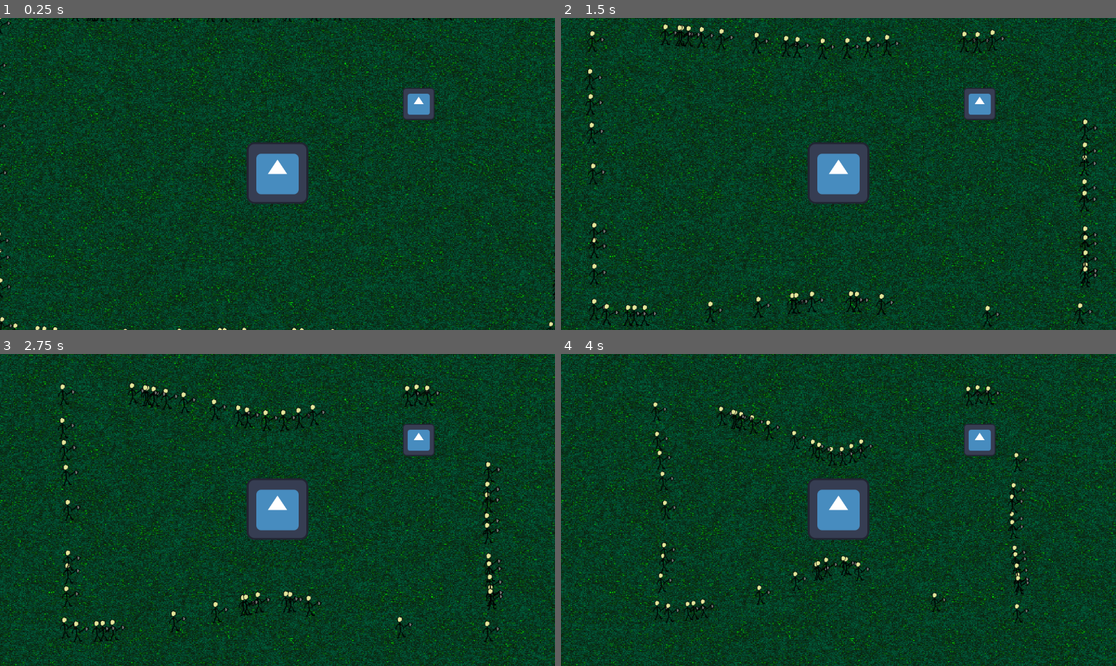
Above: before the commit, frames 1-4 (two rows, left to right).
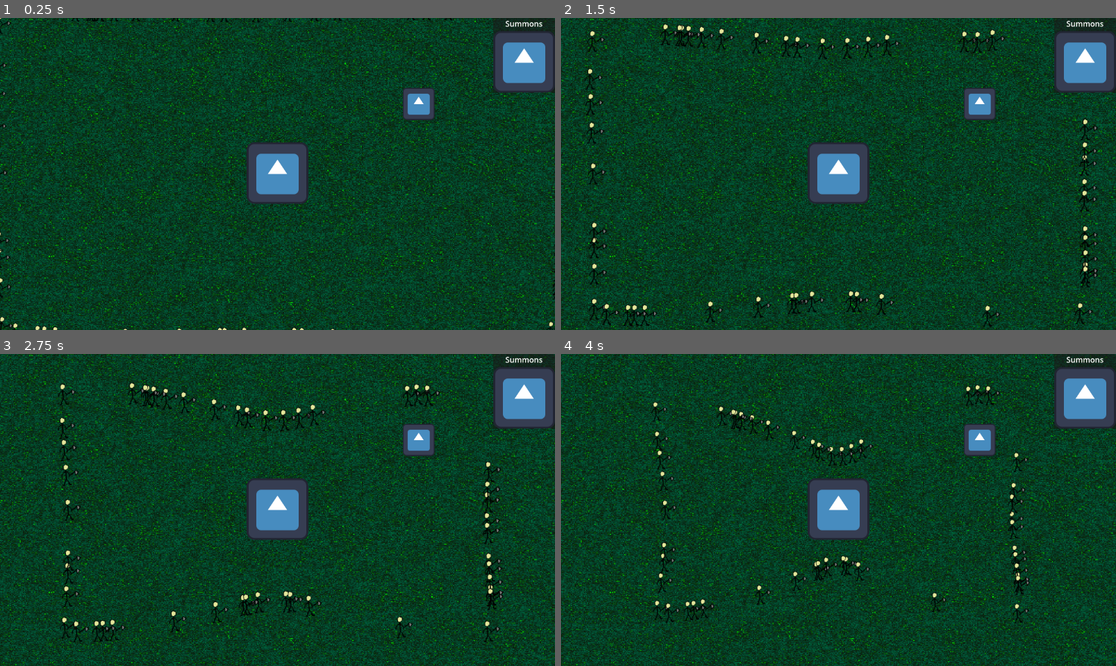
Above: after the commit, the same moments.

Repository: Igorrreha/ldjam-summoning
Game: Godot game, scene res://main.tscn
Same seed, same stepped clock (60 frames per second), same inputs: the game is played once before the commit and once after it. The engine's default icon, where the game draws it, is replaced by a stand-in: a white triangle on a blue panel in a dark square.
Inputs (mouse positions are in pixels of both pictures, inside the frame that each line leads up to):
- Up to frame 1 (0.25 s): no input
- Up to frame 2 (1.5 s): click (1082, 61) at 0.52 s; click (1082, 61) at 1.27 s
- Up to frame 3 (2.75 s): click (521, 397) at 2.02 s
- Up to frame 4 (4 s): no input

The runs differ from the first frame. In frame 1, 2.4% of the frame differs, in the area x 88-100%, y 0-25%; in frame 2, 2.4%; in frame 3, 2.4%; in frame 4, 2.4%.

Commit message:
Summon from button dragging trigger

Diff:
--- /dev/null
+++ b/modules/dragging_summon/dragging_summon.tscn
@@ -0,0 +1,3 @@
+[gd_scene format=3 uid="uid://cqufs586r2gca"]
+
+[node name="DraggingSummon" type="Sprite2D"]
--- a/modules/game_hud/game_hud.tscn
+++ b/modules/game_hud/game_hud.tscn
@@ -1,4 +1,6 @@
-[gd_scene format=3 uid="uid://ovxlsequh7vl"]
+[gd_scene load_steps=2 format=3 uid="uid://ovxlsequh7vl"]
+
+[ext_resource type="PackedScene" uid="uid://cg4na16ooxpyl" path="res://modules/game_hud/select_summon_button/select_summon_button.tscn" id="1_pkhr3"]
 
 [node name="GameHud" type="Control"]
 layout_mode = 3
@@ -7,3 +9,26 @@
 anchor_bottom = 1.0
 grow_horizontal = 2
 grow_vertical = 2
+
+[node name="RightPanel" type="PanelContainer" parent="."]
+layout_mode = 1
+anchors_preset = 1
+anchor_left = 1.0
+anchor_right = 1.0
+offset_left = -40.0
+offset_bottom = 40.0
+grow_horizontal = 0
+
+[node name="VBoxContainer" type="VBoxContainer" parent="RightPanel"]
+layout_mode = 2
+
+[node name="Label" type="Label" parent="RightPanel/VBoxContainer"]
+layout_mode = 2
+text = "Summons"
+horizontal_alignment = 1
+
+[node name="SummonsButtons" type="VBoxContainer" parent="RightPanel/VBoxContainer"]
+layout_mode = 2
+
+[node name="SelectSummonButton" parent="RightPanel/VBoxContainer/SummonsButtons" instance=ExtResource("1_pkhr3")]
+layout_mode = 2
--- /dev/null
+++ b/modules/game_hud/game_hud_signals.gd
@@ -0,0 +1,5 @@
+class_name GameHudSignals
+extends Resource
+
+
+signal select_summon_button_clicked(summon_type: SummonType)
--- /dev/null
+++ b/modules/game_hud/game_hud_signals.tres
@@ -0,0 +1,6 @@
+[gd_resource type="Resource" script_class="GameHudSignals" load_steps=2 format=3 uid="uid://yxh2yeolu841"]
+
+[ext_resource type="Script" path="res://modules/game_hud/game_hud_signals.gd" id="1_ep8iw"]
+
+[resource]
+script = ExtResource("1_ep8iw")
--- /dev/null
+++ b/modules/game_hud/select_summon_button/select_summon_button.gd
@@ -0,0 +1,13 @@
+extends TextureButton
+
+
+@export var _game_hud_signals: GameHudSignals
+@export var _summon_type: SummonType
+
+
+func _ready() -> void:
+	button_down.connect(_on_button_down)
+
+
+func _on_button_down() -> void:
+	_game_hud_signals.select_summon_button_clicked.emit(_summon_type)
--- /dev/null
+++ b/modules/game_hud/select_summon_button/select_summon_button.tscn
@@ -0,0 +1,13 @@
+[gd_scene load_steps=5 format=3 uid="uid://cg4na16ooxpyl"]
+
+[ext_resource type="Texture2D" uid="uid://ckcvtu4qoo631" path="res://icon.svg" id="1_piigy"]
+[ext_resource type="Script" path="res://modules/game_hud/select_summon_button/select_summon_button.gd" id="2_o4w6f"]
+[ext_resource type="Resource" uid="uid://yxh2yeolu841" path="res://modules/game_hud/game_hud_signals.tres" id="3_svjx5"]
+[ext_resource type="Resource" uid="uid://pksiotgaoyis" path="res://modules/summon/test_summon.tres" id="4_gioj4"]
+
+[node name="SelectSummonButton" type="TextureButton"]
+mouse_default_cursor_shape = 2
+texture_normal = ExtResource("1_piigy")
+script = ExtResource("2_o4w6f")
+_game_hud_signals = ExtResource("3_svjx5")
+_summon_type = ExtResource("4_gioj4")
--- a/modules/gamestart_splashscreen/gamestart_splashscreen.gd
+++ b/modules/gamestart_splashscreen/gamestart_splashscreen.gd
@@ -5,4 +5,5 @@
 
 
 func complete_showing() -> void:
+	hide()
 	showing_completed.emit()
--- /dev/null
+++ b/modules/summon/summon_type.gd
@@ -0,0 +1,2 @@
+class_name SummonType
+extends Resource
--- /dev/null
+++ b/modules/summon/test_summon.tres
@@ -0,0 +1,7 @@
+[gd_resource type="Resource" script_class="SummonType" load_steps=2 format=3 uid="uid://pksiotgaoyis"]
+
+[ext_resource type="Script" path="res://modules/summon/summon_type.gd" id="1_r4m8q"]
+
+[resource]
+resource_name = "test_summon"
+script = ExtResource("1_r4m8q")
